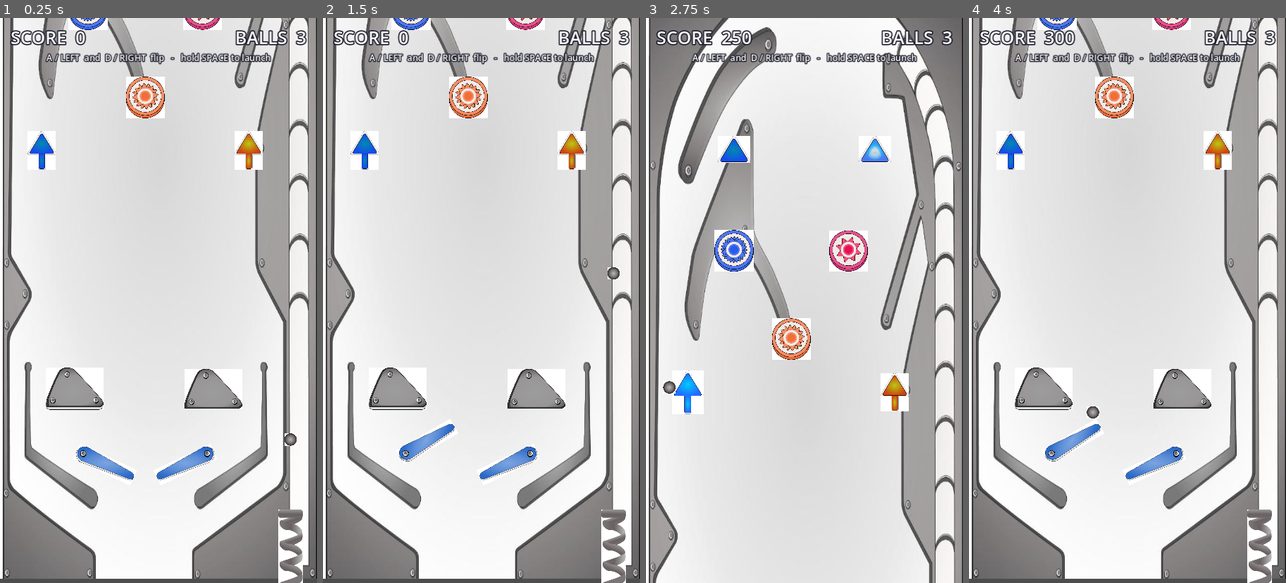
Above: before the commit, frames 1-4 (left to right).
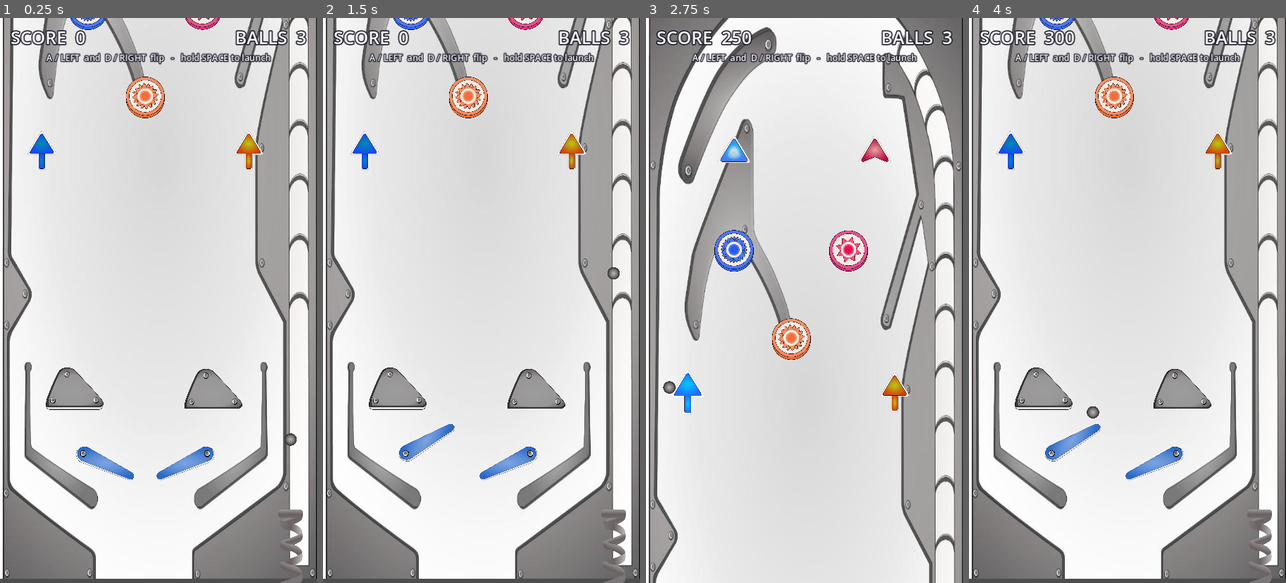
Above: after the commit, the same moments.

Repository: eddieedease/gdpb
Game: Godot game, scene res://scenes/main.tscn
Same seed, same stepped clock (60 frames per second), same inputs: the game is played once before the commit and once after it.
Inputs:
- Up to frame 1 (0.25 s): no input
- Up to frame 2 (1.5 s): tap Enter (restart) at 0.5 s; hold Space (launch) 0.53-1.28 s; hold A (flipper_left) from 1.28 s (still down); tap Space (launch) at 1.35 s
- Up to frame 3 (2.75 s): release A (flipper_left) at 2.03 s; hold Space (launch) from 2.03 s (still down)
- Up to frame 4 (4 s): release Space (launch) at 2.78 s; tap Space (launch) at 2.85 s; hold A (flipper_left) from 3.53 s (still down); hold Space (launch) from 3.53 s (still down)

The runs differ from the first frame. In frame 1, 1.1% of the frame differs, in the area x 8-96%, y 0-100%; in frame 2, 1.1%; in frame 3, 1.6%, in the area x 8-83%, y 20-71%; in frame 4, 1.1%.

Commit message:
Wire in transparent PNG sprites; drop white-box JPGs from scenes
- Swap every in-scene sprite to the new alpha PNGs (ball, flippers,
  bumpers, slingshots, arrow/triangle targets, plunger spring); exact
  dimension matches mean all scales/collisions are unchanged
- Add texture_override export on kicker.gd and set it per instance root
  so bumper/target colours survive Godot editor re-saves (child-node
  overrides were being stripped)
- Import the new PNGs (.import sidecars)
- Remove accidentally committed .DS_Store files and gitignore them

Co-Authored-By: Claude Opus 4.8 <noreply@anthropic.com>

Diff:
--- a/project.godot
+++ b/project.godot
@@ -25,32 +25,31 @@
 window/size/viewport_height=1280
 window/size/mode=3
 window/stretch/mode="canvas_items"
-window/stretch/aspect="keep"
 
 [input]
 
 flipper_left={
 "deadzone": 0.5,
-"events": [Object(InputEventKey,"resource_local_to_scene":fa …(171 unchanged characters)… keycode":65,"key_label":0,"unicode":97,"location":0,"echo":false,"script":null)
-, Object(InputEventKey,"resource_local_to_scene":false,"reso …(166 unchanged characters)… ode":4194319,"key_label":0,"unicode":0,"location":0,"echo":false,"script":null)
+"events": [Object(InputEventKey,"resource_local_to_scene":fa …(171 unchanged characters)… keycode":65,"key_label":0,"unicode":97,"echo":false,"script":null)
+, Object(InputEventKey,"resource_local_to_scene":false,"reso …(166 unchanged characters)… ode":4194319,"key_label":0,"unicode":0,"echo":false,"script":null)
 ]
 }
 flipper_right={
 "deadzone": 0.5,
-"events": [Object(InputEventKey,"resource_local_to_scene":fa …(172 unchanged characters)… eycode":68,"key_label":0,"unicode":100,"location":0,"echo":false,"script":null)
-, Object(InputEventKey,"resource_local_to_scene":false,"reso …(166 unchanged characters)… ode":4194321,"key_label":0,"unicode":0,"location":0,"echo":false,"script":null)
+"events": [Object(InputEventKey,"resource_local_to_scene":fa …(172 unchanged characters)… eycode":68,"key_label":0,"unicode":100,"echo":false,"script":null)
+, Object(InputEventKey,"resource_local_to_scene":false,"reso …(166 unchanged characters)… ode":4194321,"key_label":0,"unicode":0,"echo":false,"script":null)
 ]
 }
 launch={
 "deadzone": 0.5,
-"events": [Object(InputEventKey,"resource_local_to_scene":fa …(171 unchanged characters)… keycode":32,"key_label":0,"unicode":32,"location":0,"echo":false,"script":null)
-, Object(InputEventKey,"resource_local_to_scene":false,"reso …(166 unchanged characters)… ode":4194322,"key_label":0,"unicode":0,"location":0,"echo":false,"script":null)
+"events": [Object(InputEventKey,"resource_local_to_scene":fa …(171 unchanged characters)… keycode":32,"key_label":0,"unicode":32,"echo":false,"script":null)
+, Object(InputEventKey,"resource_local_to_scene":false,"reso …(166 unchanged characters)… ode":4194322,"key_label":0,"unicode":0,"echo":false,"script":null)
 ]
 }
 restart={
 "deadzone": 0.5,
-"events": [Object(InputEventKey,"resource_local_to_scene":fa …(175 unchanged characters)… ode":4194309,"key_label":0,"unicode":0,"location":0,"echo":false,"script":null)
-, Object(InputEventKey,"resource_local_to_scene":false,"reso …(163 unchanged characters)… eycode":82,"key_label":0,"unicode":114,"location":0,"echo":false,"script":null)
+"events": [Object(InputEventKey,"resource_local_to_scene":fa …(175 unchanged characters)… ode":4194309,"key_label":0,"unicode":0,"echo":false,"script":null)
+, Object(InputEventKey,"resource_local_to_scene":false,"reso …(163 unchanged characters)… eycode":82,"key_label":0,"unicode":114,"echo":false,"script":null)
 ]
 }
 
--- a/scenes/ball.tscn
+++ b/scenes/ball.tscn
@@ -1,7 +1,7 @@
 [gd_scene load_steps=5 format=3]
 
 [ext_resource type="Script" path="res://scripts/ball.gd" id="1"]
-[ext_resource type="Texture2D" path="res://assets/sprites/ball.jpg" id="2"]
+[ext_resource type="Texture2D" path="res://assets/sprites/Part__g1462.png" id="2"]
 
 [sub_resource type="PhysicsMaterial" id="pm_ball"]
 friction = 0.15
--- a/scenes/bumper.tscn
+++ b/scenes/bumper.tscn
@@ -1,7 +1,7 @@
 [gd_scene load_steps=4 format=3]
 
 [ext_resource type="Script" path="res://scripts/kicker.gd" id="1"]
-[ext_resource type="Texture2D" path="res://assets/sprites/Part__rect834-0 (70).jpg" id="2"]
+[ext_resource type="Texture2D" path="res://assets/sprites/Part__g1455.png" id="2"]
 
 [sub_resource type="CircleShape2D" id="shape_bumper"]
 radius = 44.0
--- a/scenes/flipper_left.tscn
+++ b/scenes/flipper_left.tscn
@@ -1,7 +1,7 @@
 [gd_scene load_steps=4 format=3]
 
 [ext_resource type="Script" path="res://scripts/flipper.gd" id="1"]
-[ext_resource type="Texture2D" path="res://assets/sprites/Part__rect834-0 (72).jpg" id="2"]
+[ext_resource type="Texture2D" path="res://assets/sprites/Part__g1457.png" id="2"]
 
 [sub_resource type="CapsuleShape2D" id="shape_flipper"]
 radius = 20.0
--- a/scenes/flipper_right.tscn
+++ b/scenes/flipper_right.tscn
@@ -1,7 +1,7 @@
 [gd_scene load_steps=4 format=3]
 
 [ext_resource type="Script" path="res://scripts/flipper.gd" id="1"]
-[ext_resource type="Texture2D" path="res://assets/sprites/Part__rect834-0 (73).jpg" id="2"]
+[ext_resource type="Texture2D" path="res://assets/sprites/Part__g1458.png" id="2"]
 
 [sub_resource type="CapsuleShape2D" id="shape_flipper"]
 radius = 20.0
--- a/scenes/main.tscn
+++ b/scenes/main.tscn
@@ -1,11 +1,11 @@
-[gd_scene load_steps=23 format=3]
+[gd_scene load_steps=23 format=3 uid="uid://bb422je03c41i"]
 
 [ext_resource type="Script" path="res://scripts/main.gd" id="1"]
-[ext_resource type="Texture2D" path="res://assets/background/bg.jpg" id="2"]
+[ext_resource type="Texture2D" uid="uid://vb8ct7jbp516" path="res://assets/background/bg.jpg" id="2"]
 [ext_resource type="Script" path="res://scripts/camera_follow.gd" id="3"]
 [ext_resource type="Script" path="res://scripts/hud.gd" id="4"]
 [ext_resource type="Script" path="res://scripts/plunger.gd" id="5"]
-[ext_resource type="Texture2D" path="res://assets/sprites/Part__rect834-0 (78).jpg" id="6"]
+[ext_resource type="Texture2D" uid="uid://cpawaxvxtu4t1" path="res://assets/sprites/Part__g1463.png" id="6"]
 [ext_resource type="PackedScene" path="res://scenes/bumper.tscn" id="7"]
 [ext_resource type="PackedScene" path="res://scenes/slingshot_left.tscn" id="8"]
 [ext_resource type="PackedScene" path="res://scenes/slingshot_right.tscn" id="9"]
@@ -13,10 +13,10 @@
 [ext_resource type="PackedScene" path="res://scenes/top_target.tscn" id="11"]
 [ext_resource type="PackedScene" path="res://scenes/flipper_left.tscn" id="12"]
 [ext_resource type="PackedScene" path="res://scenes/flipper_right.tscn" id="13"]
-[ext_resource type="Texture2D" path="res://assets/sprites/Part__rect834-0 (69).jpg" id="14"]
-[ext_resource type="Texture2D" path="res://assets/sprites/Part__rect834-0 (71).jpg" id="15"]
-[ext_resource type="Texture2D" path="res://assets/sprites/Part__rect834-0 (59).jpg" id="16"]
-[ext_resource type="Texture2D" path="res://assets/sprites/Part__rect834-0 (95).jpg" id="17"]
+[ext_resource type="Texture2D" path="res://assets/sprites/Part__g1454.png" id="14"]
+[ext_resource type="Texture2D" path="res://assets/sprites/Part__g1456.png" id="15"]
+[ext_resource type="Texture2D" path="res://assets/sprites/Part__g1444.png" id="16"]
+[ext_resource type="Texture2D" path="res://assets/sprites/Part__g1447.png" id="17"]
 
 [sub_resource type="PhysicsMaterial" id="pm_walls"]
 friction = 0.2
@@ -63,15 +63,11 @@
 
 [node name="Bumper2" parent="." instance=ExtResource("7")]
 position = Vector2(460, 660)
-
-[node name="Sprite2D" parent="Bumper2" index="0"]
-texture = ExtResource("14")
+texture_override = ExtResource("14")
 
 [node name="Bumper3" parent="." instance=ExtResource("7")]
 position = Vector2(330, 860)
-
-[node name="Sprite2D" parent="Bumper3" index="0"]
-texture = ExtResource("15")
+texture_override = ExtResource("15")
 
 [node name="SlingshotLeft" parent="." instance=ExtResource("8")]
 position = Vector2(170, 1520)
@@ -84,18 +80,14 @@
 
 [node name="TargetRight" parent="." instance=ExtResource("10")]
 position = Vector2(565, 980)
-
-[node name="Sprite2D" parent="TargetRight" index="0"]
-texture = ExtResource("16")
+texture_override = ExtResource("16")
 
 [node name="TopTargetLeft" parent="." instance=ExtResource("11")]
 position = Vector2(200, 430)
 
 [node name="TopTargetRight" parent="." instance=ExtResource("11")]
 position = Vector2(520, 430)
-
-[node name="Sprite2D" parent="TopTargetRight" index="0"]
-texture = ExtResource("17")
+texture_override = ExtResource("17")
 
 [node name="FlipperLeft" parent="." instance=ExtResource("12")]
 position = Vector2(188, 1668)
@@ -105,9 +97,7 @@
 
 [node name="Plunger" type="AnimatableBody2D" parent="."]
 position = Vector2(660, 1810)
-sync_to_physics = true
 script = ExtResource("5")
-floor_y = 1956.0
 
 [node name="CollisionShape2D" type="CollisionShape2D" parent="Plunger"]
 position = Vector2(0, -8)
@@ -150,6 +140,7 @@
 text = "SCORE  0"
 
 [node name="BallsLabel" type="Label" parent="HUD"]
+anchors_preset = 1
 anchor_left = 1.0
 anchor_right = 1.0
 offset_left = -400.0
@@ -164,6 +155,7 @@
 horizontal_alignment = 2
 
 [node name="HintLabel" type="Label" parent="HUD"]
+anchors_preset = 10
 anchor_right = 1.0
 offset_top = 76.0
 offset_bottom = 108.0
@@ -176,13 +168,13 @@
 
 [node name="MessageLabel" type="Label" parent="HUD"]
 visible = false
+anchors_preset = 15
 anchor_right = 1.0
 anchor_bottom = 1.0
 theme_override_colors/font_color = Color(1, 1, 1, 1)
 theme_override_colors/font_outline_color = Color(0.08, 0.08, 0.14, 1)
 theme_override_constants/outline_size = 14
 theme_override_font_sizes/font_size = 56
-text = ""
 horizontal_alignment = 1
 vertical_alignment = 1
 
--- a/scenes/slingshot_left.tscn
+++ b/scenes/slingshot_left.tscn
@@ -1,7 +1,7 @@
 [gd_scene load_steps=3 format=3]
 
 [ext_resource type="Script" path="res://scripts/kicker.gd" id="1"]
-[ext_resource type="Texture2D" path="res://assets/sprites/Part__rect834-0 (74).jpg" id="2"]
+[ext_resource type="Texture2D" path="res://assets/sprites/Part__g1459.png" id="2"]
 
 [node name="SlingshotLeft" type="StaticBody2D"]
 script = ExtResource("1")
--- a/scenes/slingshot_right.tscn
+++ b/scenes/slingshot_right.tscn
@@ -1,7 +1,7 @@
 [gd_scene load_steps=3 format=3]
 
 [ext_resource type="Script" path="res://scripts/kicker.gd" id="1"]
-[ext_resource type="Texture2D" path="res://assets/sprites/Part__rect834-0 (75).jpg" id="2"]
+[ext_resource type="Texture2D" path="res://assets/sprites/Part__g1460.png" id="2"]
 
 [node name="SlingshotRight" type="StaticBody2D"]
 script = ExtResource("1")
--- a/scenes/target.tscn
+++ b/scenes/target.tscn
@@ -1,7 +1,7 @@
 [gd_scene load_steps=4 format=3]
 
 [ext_resource type="Script" path="res://scripts/kicker.gd" id="1"]
-[ext_resource type="Texture2D" path="res://assets/sprites/Part__rect834-0 (58).jpg" id="2"]
+[ext_resource type="Texture2D" path="res://assets/sprites/Part__g1443.png" id="2"]
 
 [sub_resource type="RectangleShape2D" id="shape_target"]
 size = Vector2(56, 80)
--- a/scenes/top_target.tscn
+++ b/scenes/top_target.tscn
@@ -1,7 +1,7 @@
 [gd_scene load_steps=3 format=3]
 
 [ext_resource type="Script" path="res://scripts/kicker.gd" id="1"]
-[ext_resource type="Texture2D" path="res://assets/sprites/Part__rect834-0 (100).jpg" id="2"]
+[ext_resource type="Texture2D" path="res://assets/sprites/Part__g1424.png" id="2"]
 
 [node name="TopTarget" type="StaticBody2D"]
 script = ExtResource("1")
--- a/scripts/kicker.gd
+++ b/scripts/kicker.gd
@@ -4,6 +4,9 @@
 
 @export var points := 100
 @export var kick_speed := 0.0
+## Optional per-instance texture. Set on the instance root (survives editor
+## re-saves, unlike child-node property overrides) to recolour a shared scene.
+@export var texture_override: Texture2D
 
 @onready var sprite: Sprite2D = get_node_or_null("Sprite2D")
 
@@ -14,6 +17,8 @@
 
 func _ready() -> void:
 	if sprite:
+		if texture_override:
+			sprite.texture = texture_override
 		_base_scale = sprite.scale
 		_base_modulate = sprite.modulate
 
Not shown, added: assets/sprites/Part__g1282.png.import
Not shown, added: assets/sprites/Part__g1418.png.import
Not shown, added: assets/sprites/Part__g1419.png.import
Not shown, added: assets/sprites/Part__g1420.png.import
Not shown, added: assets/sprites/Part__g1421.png.import
Not shown, added: assets/sprites/Part__g1422.png.import
Not shown, added: assets/sprites/Part__g1423.png.import
Not shown, added: assets/sprites/Part__g1424.png.import
Not shown, added: assets/sprites/Part__g1425.png.import
Not shown, added: assets/sprites/Part__g1426.png.import
Not shown, added: assets/sprites/Part__g1427.png.import
Not shown, added: assets/sprites/Part__g1428.png.import
(and 48 more such lines)
